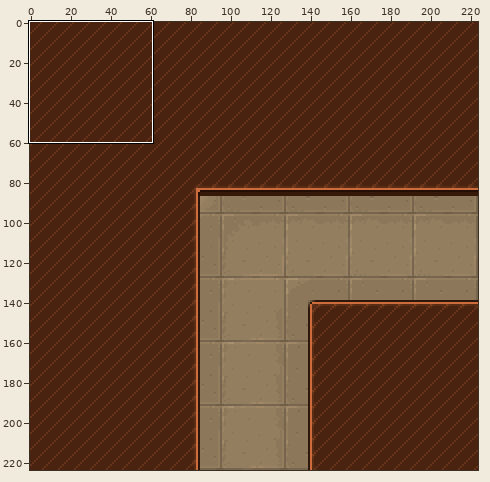
Sprite sheet, stored at assets/cell_corner.png. Above, an overview of the earlier version with the close-up marked.
Close-up. Earlier state:
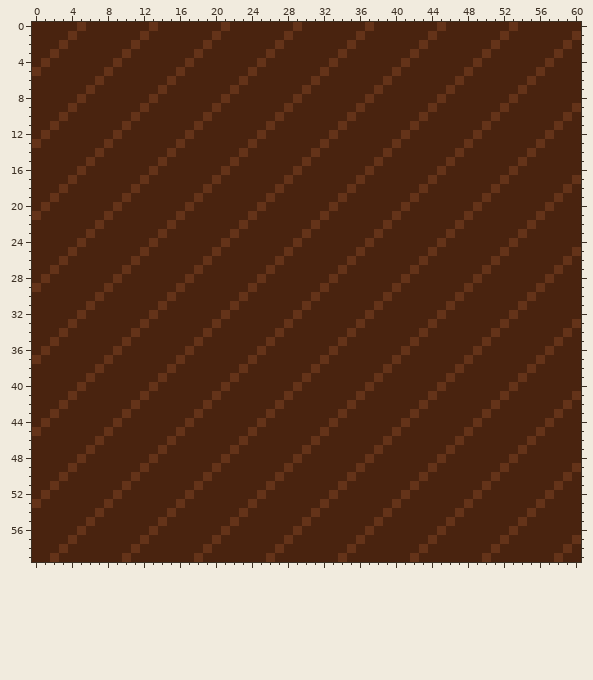
The file is 224x224 pixels. Pixels under 10% opacity are left out. Colours within 5 levels of each other are drawn and written as one. Shown: x 0..60, y 0..59. The commit also changed other parts of the picture, which this record leaves out.
The same view after the edit:
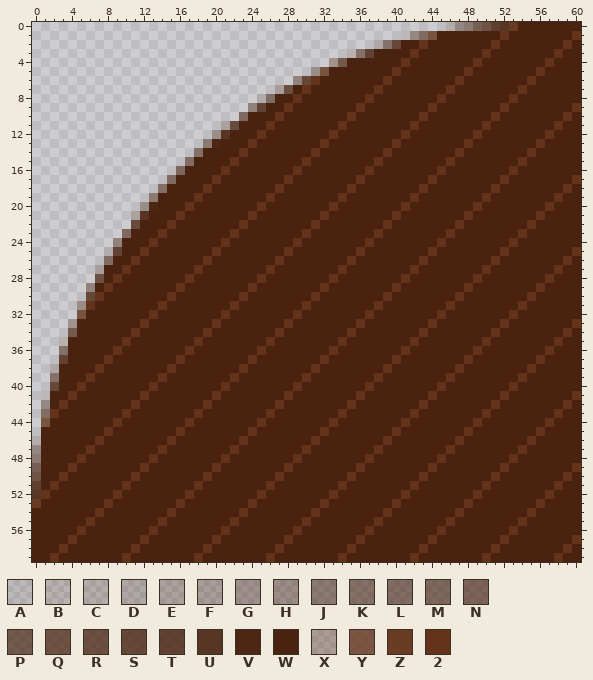
Palette (. is transparent): A #49230f1e  B #49230f2a  C #49230f32  D #49230f39  E #49230f42  F #49230f48  G #49230f5a  H #49230f62  J #49230f7e  K #49230f8c  L #49230f92  M #49230f98  N #49230f9e  P #49230fad  Q #49230fb6  R #49230fbd  S #49230fc7  T #49230fd0  U #49230fe2  V #49230ff9  W #49230f  X #64331951  Y #643319c5  Z #643319f0  2 #643319
Changes in this commit:
y 0: x 0..53 WWWWW2WWWWWWW2WWWWWWW2WWWWWWW2WWWWWWW2WWWWWWW2WWWWWWW2 -> ..............................................CGJNQTUZ
y 1: x 0..44 WWWW2WWWWWWW2WWWWWWW2WWWWWWW2WWWWWWW2WWWWWWW2 -> .........................................AGLY
y 2: x 0..40 WWW2WWWWWWW2WWWWWWW2WWWWWWW2WWWWWWW2WWWWW -> ......................................DJS
y 3: x 0..37 WW2WWWWWWW2WWWWWWW2WWWWWWW2WWWWWWW2WWW -> ...................................BJT
y 4: x 0..34 W2WWWWWWW2WWWWWWW2WWWWWWW2WWWWWWW2W -> .................................XP
y 5: x 0..32 2WWWWWWW2WWWWWWW2WWWWWWW2WWWWWWW2 -> ...............................HY
y 6: x 0..30 WWWWWWW2WWWWWWW2WWWWWWW2WWWWWWW -> .............................HS
y 7: x 0..28 WWWWWW2WWWWWWW2WWWWWWW2WWWWWW -> ...........................FQ
y 8: x 0..26 WWWWW2WWWWWWW2WWWWWWW2WWWWW -> .........................AL
y 9: x 0..25 WWWW2WWWWWWW2WWWWWWW2WWWWW -> ........................HT
y 10: x 0..23 WWW2WWWWWWW2WWWWWWW2WWWW -> .......................K
y 11: x 0..22 WW2WWWWWWW2WWWWWWW2WWWW -> .....................ER
y 12: x 0..21 W2WWWWWWW2WWWWWWW2WWWW -> ....................HU
y 13: x 0..20 2WWWWWWW2WWWWWWW2WWWW -> ...................JV
y 14: x 0..18 WWWWWWW2WWWWWWW2WWW -> ..................K
y 15: x 0..17 WWWWWW2WWWWWWW2WWW -> .................L
y 16: x 0..16 WWWWW2WWWWWWW2WWW -> ................M
y 17: x 0..15 WWWW2WWWWWWW2WWW -> ...............L
y 18: x 0..14 WWW2WWWWWWW2WWW -> ..............K
y 19: x 0..13 WW2WWWWWWW2WWW -> .............J
y 20: x 0..13 W2WWWWWWW2WWWW -> ............HV
y 21: x 0..12 2WWWWWWW2WWWW -> ...........EU
y 22: x 0..11 WWWWWWW2WWWW -> ...........R
y 23: x 0..10 WWWWWW2WWWW -> ..........K
y 24: x 0..9 WWWWW2WWWW -> .........H
y 25: x 0..9 WWWW2WWWWW -> ........AT
y 26: x 0..8 WWW2WWWWW -> ........L
y 27: x 0..7 WW2WWWWW -> .......F
y 28: x 0..7 W2WWWWWW -> .......Q
y 29: x 0..6 2WWWWWW -> ......H
y 30: x 0..6 WWWWWWW -> ......S
y 31: x 0..5 WWWWWW -> .....H
y 32: x 0..5 WWWWW2 -> .....Y
y 33: x 0..4 WWWW2 -> ....X
y 34: x 0..4 WWW2W -> ....P
y 35: x 0..3 WW2W -> ...B
y 36: x 0..3 W2WW -> ...J
y 37: x 0..3 2WWW -> ...T
y 38: x 0..2 WWW -> ..D
y 39: x 0..2 WWW -> ..J
y 40: x 0..2 WWW -> ..S
y 41: x 0..1 WW -> .A
y 42: x 0..1 WW -> .G
y 43: x 0..1 WW -> .L
y 44: x 0..1 W2 -> .Y
y 45: x 0 2 -> .
y 46: x 0 W -> C
y 47: x 0 W -> G
y 48: x 0 W -> J
y 49: x 0 W -> N
y 50: x 0 W -> Q
y 51: x 0 W -> T
y 52: x 0 W -> U
y 53: x 0 2 -> Z
